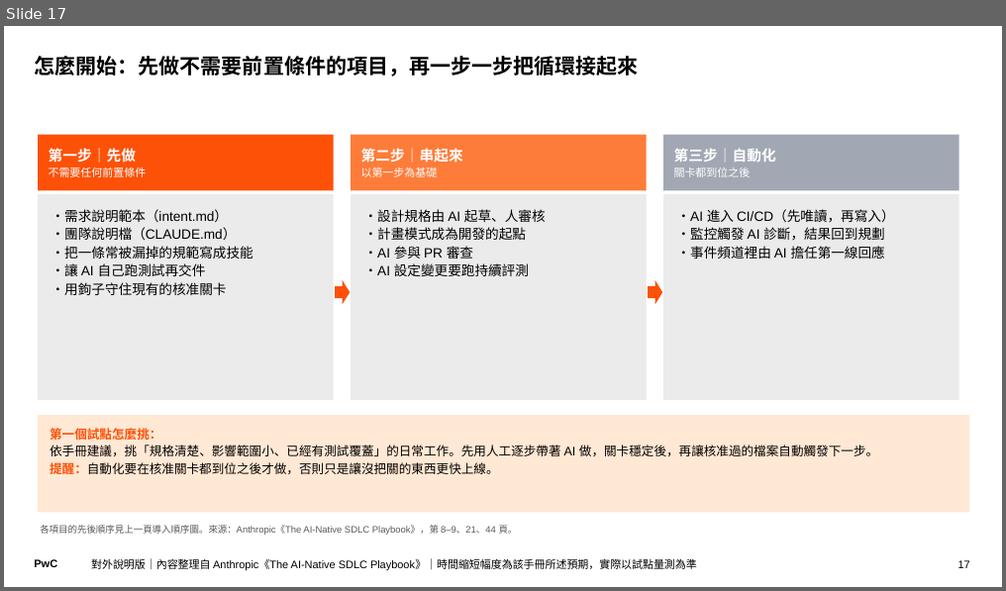
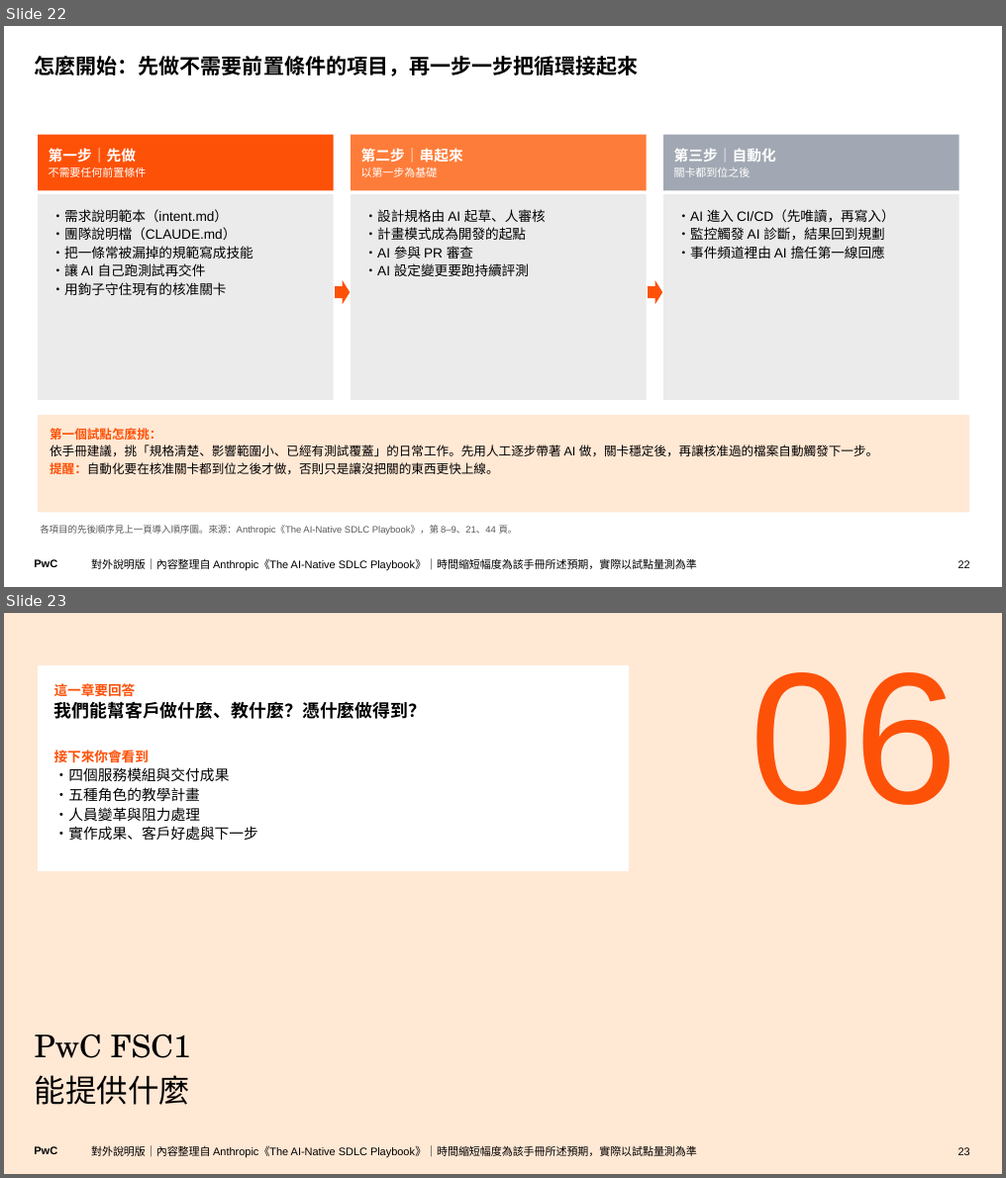
Before and after one commit to Robshao/PwC_FSC1, a slide deck: research/ai-native-sdlc/AI原生SDLC_白話說明.pptx. Shown one above the other, each under a label of ours: slide 17 before the commit, slides 22 and 23 after it. The pictures are 1006x591 and 1006x1178 pixels, drawn with LibreOffice and Linux fonts; fonts in the diff are those of the drawing. Boxes give left, top, right and bottom in pixels: in the first picture for what was removed or moved away, otherwise in the second. Text is boxed around its words. In the diff, an @@ line names an element or a change of style, - is before the commit and + after.

```diff
--- a/research/ai-native-sdlc/AI原生SDLC_白話說明.pptx
+++ b/research/ai-native-sdlc/AI原生SDLC_白話說明.pptx
@@ slide 23 added at [4,613,1002,1174], background #FFE8D4; not listed: 1 template element that a slide beside it also shows @@
@@ rectangle added at [38,665,629,871], fill #FFFFFF, 14 pt, text #000000 @@
+這一章要回答
+我們能幫客戶做什麼、教什麼？憑什麼做得到？
+接下來你會看到
+・四個服務模組與交付成果
+・五種角色的教學計畫
+・人員變革與阻力處理
+・實作成果、客戶好處與下一步
@@ text added at [750,672,958,805], 180 pt, text #FD5108 @@
+06
@@ title added at [35,1034,191,1105], 30 pt, text #000000 @@
+PwC FSC1
+能提供什麼
@@ text added at [91,1146,697,1157], 10.5 pt, text #000000 @@
+對外說明版｜內容整理自 Anthropic《The AI-Native SDLC Playbook》｜時間縮短幅度為該手冊所述預期，實際以試點量測為準
@@ page number added at [958,1148,970,1156], 10.5 pt, text #000000 @@
+23
@@ what was slide 17 is now slide 22 @@
@@ page number at [958,561,970,569]: text changed @@
-17
+22
```
Also in this commit, not shown: 1 slide changed, 6 other slides added, 7 other files.
